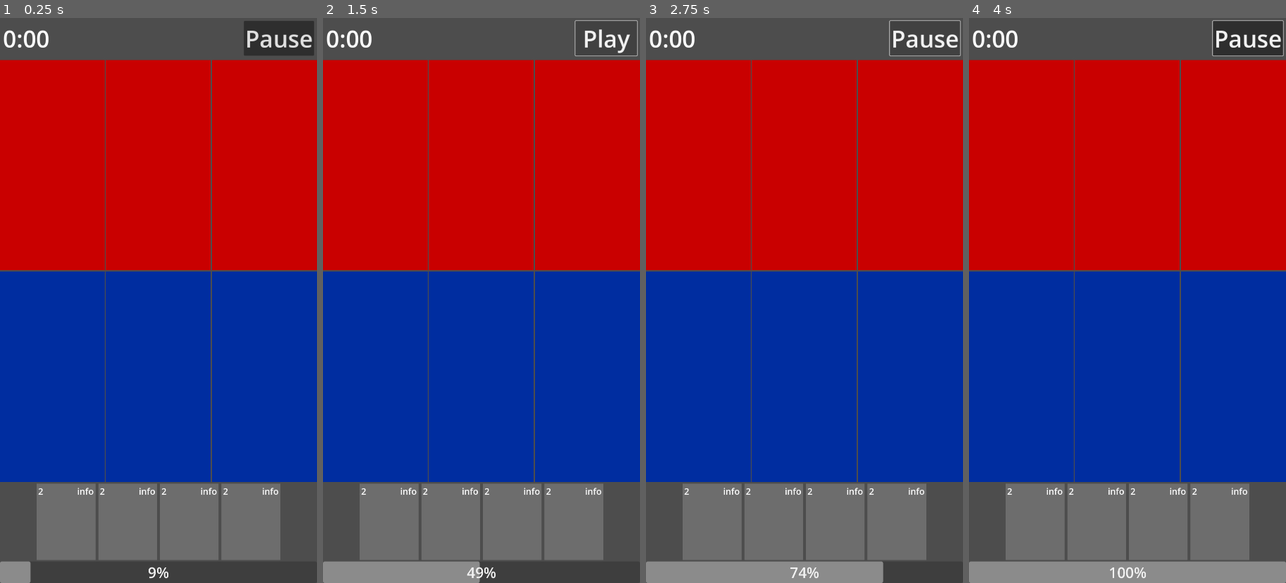
Above: before the commit, frames 1-4 (left to right).
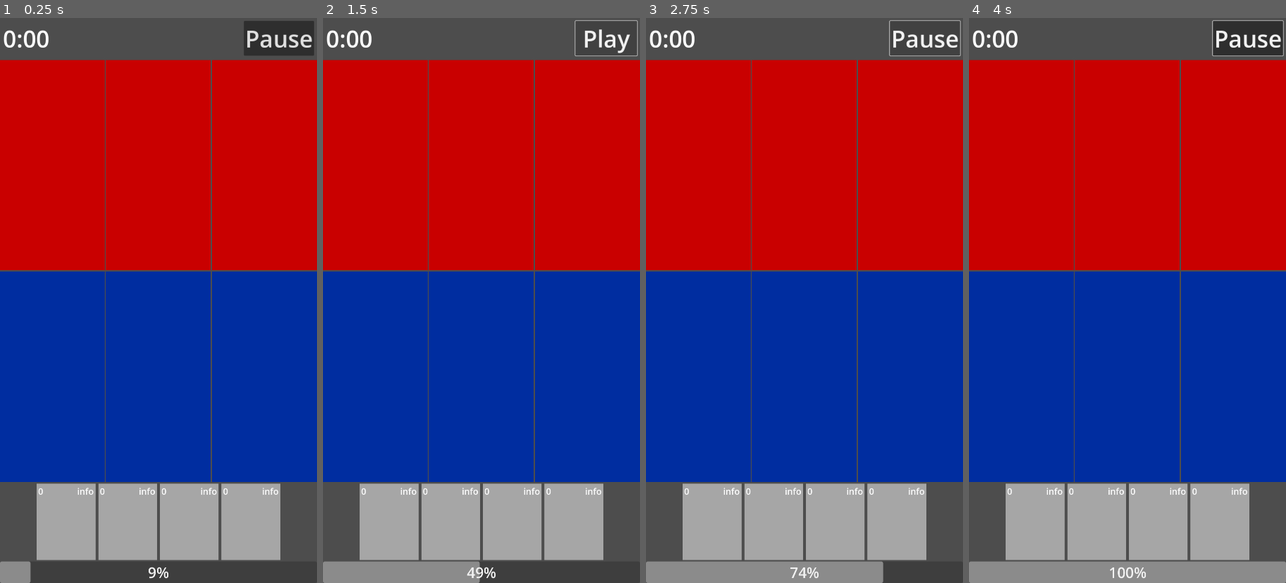
Above: after the commit, the same moments.

Repository: BerkZerker/CFG-Project
Game: Godot game, scene res://src/game/game.tscn
Two runs of this game, one before a commit and one after it. Both use one fixed random seed, a clock stepped at 60 frames per second and the inputs below.
Inputs (mouse positions are in pixels of both pictures, inside the frame that each line leads up to):
- Up to frame 1 (0.25 s): no input
- Up to frame 2 (1.5 s): move the mouse to (551, 272) at 0.52 s; click (551, 272) at 0.67 s; click "Pause" at 1.25 s
- Up to frame 3 (2.75 s): click "Play" at 2 s
- Up to frame 4 (4 s): drag from (1064, 328) to (1111, 413) at 2.77 s; move the mouse to (1159, 176) at 3.52 s; click (1159, 176) at 3.67 s

The runs differ from the first frame. In frame 1, 10% of the frame differs, in the area x 11-89%, y 82-96%; in frame 2, 10%; in frame 3, 10%; in frame 4, 10%.

Commit message:
name clean up & notes

Diff:
--- a/src/cards/card.gd
+++ b/src/cards/card.gd
@@ -5,13 +5,13 @@
 @export var health : int
 @export var max_health : int
 @export var lane_type : Lane.Types
-@export var time : float
-@export var energy : int
+@export var ready_time : float
+@export var energy_cost : int
 
 # Gameplay-specific vars.
-@onready var deployTimer : Timer = $DeployTimer
+@onready var readyTimer : Timer = $ReadyTimer
 @onready var progressBar : TextureProgressBar = $CenterContainer/TextureProgressBar
-@onready var cost : Label = $GUI/Cost
+@onready var costLabel : Label = $GUI/Cost
 
 var touch_index : int = -1
 var hand_index : int = -1
@@ -39,16 +39,13 @@
 	GameEvents.laneReleased.connect(_on_lane_released)
 	GameEvents.cardSelected.connect(_on_card_selected)
 
-	deployTimer.wait_time = time
-	progressBar.max_value = time
-	cost.text = str(energy)
-
-func test(i):
-	energy = i
+	readyTimer.wait_time = ready_time
+	progressBar.max_value = ready_time
+	costLabel.text = str(energy_cost)
 
 
 func _process(delta) -> void:
-	progressBar.value = deployTimer.time_left
+	progressBar.value = readyTimer.time_left
 	if is_pressed:
 		global_position = target_pos
 
@@ -75,7 +72,7 @@
 
 func start_deploy_timer() -> void:
 	card_state = States.ALIVE
-	deployTimer.start()
+	readyTimer.start()
 
 
 func return_to_hand():
--- a/src/cards/card.tscn
+++ b/src/cards/card.tscn
@@ -84,8 +84,8 @@
 health = 2
 max_health = 2
 lane_type = 3
-time = 3.0
-energy = 2
+deploy_time = null
+energy_cost = null
 
 [node name="AnimatedSprite2D" type="AnimatedSprite2D" parent="."]
 sprite_frames = SubResource("SpriteFrames_ed8k4")
@@ -122,6 +122,7 @@
 [node name="TouchScreenButton" type="TouchScreenButton" parent="."]
 position = Vector2(100, 130)
 shape = SubResource("RectangleShape2D_sqyjg")
+shape_visible = false
 
 [node name="CenterContainer" type="CenterContainer" parent="."]
 layout_mode = 1
@@ -145,7 +146,7 @@
 "": SubResource("AnimationLibrary_7cnpu")
 }
 
-[node name="DeployTimer" type="Timer" parent="."]
+[node name="ReadyTimer" type="Timer" parent="."]
 one_shot = true
 
-[connection signal="timeout" from="DeployTimer" to="." method="execute_action"]
+[connection signal="timeout" from="ReadyTimer" to="." method="execute_action"]
Not shown, changed: todo.txt
